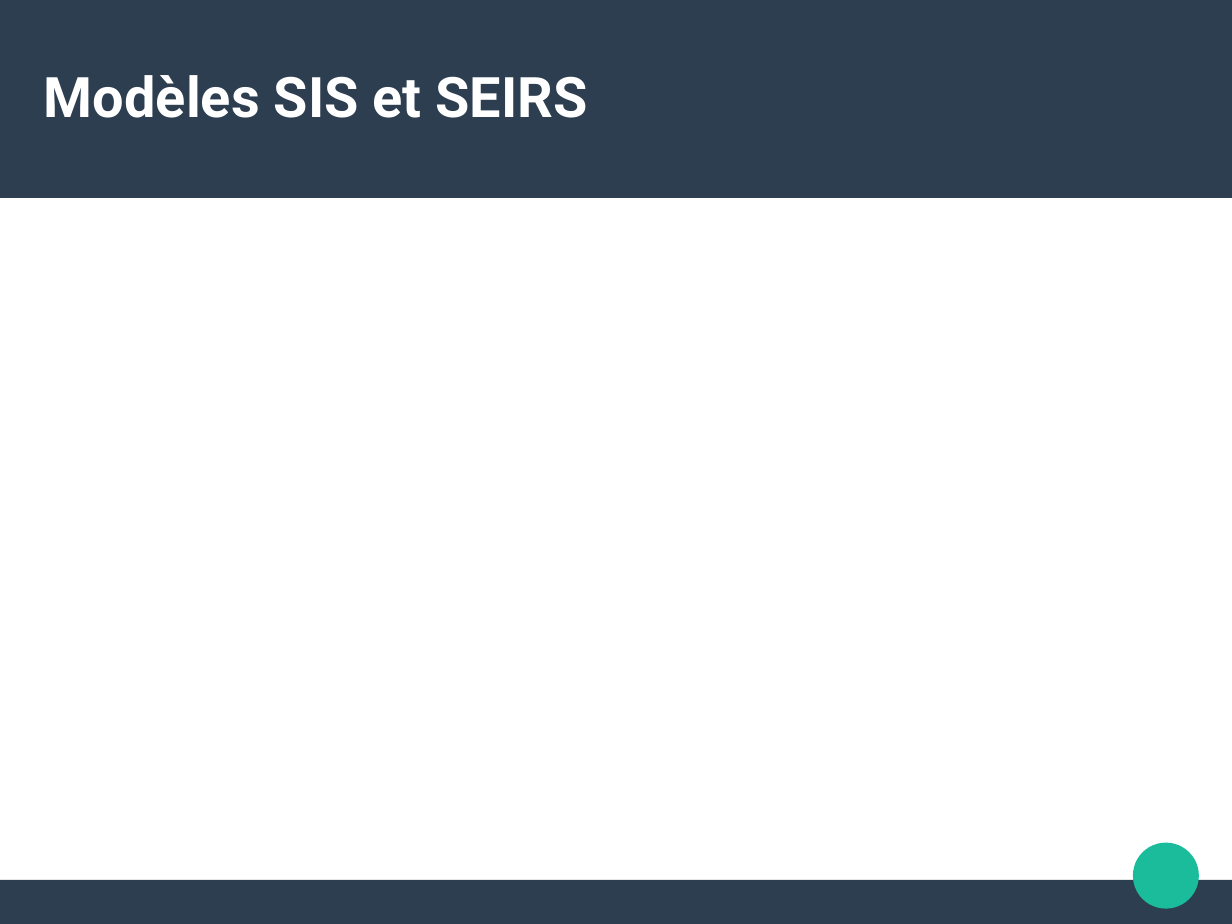
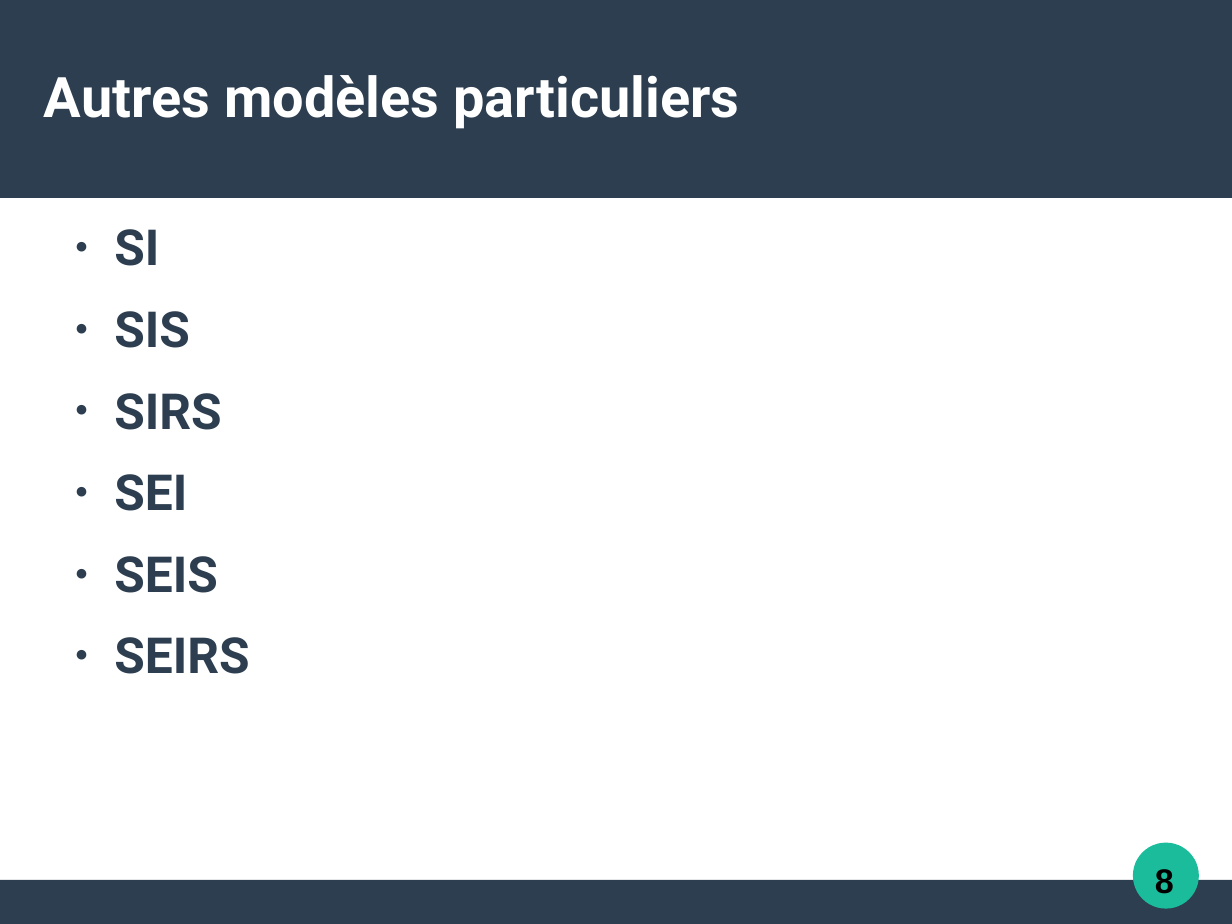
Before and after one commit to Alexia57/TIPE-2021-MP, a slide deck: slide 11 of Tipe_presentation.odp. Drawn at 1232x924 pixels with LibreOffice and Linux fonts; fonts in the diff are those of the drawing. Boxes give left, top, right and bottom in pixels: in the first picture for what was removed or moved away, otherwise in the second. Text is boxed around its words. In the diff, an @@ line names an element or a change of style, - is before the commit and + after.

```diff
--- a/Tipe_presentation.odp
+++ b/Tipe_presentation.odp
@@ title at bbox=[44, 75, 739, 129]: text changed @@
-Modèles SIS et SEIRS
+Autres modèles particuliers
@@ text added at bbox=[114, 229, 249, 674], 32 pt, text #2C3E50, bold @@
+● SI
+● SIS
+● SIRS
+● SEI
+● SEIS
+● SEIRS
@@ text added at bbox=[1155, 869, 1174, 894], 22 pt, text #000000, bold @@
+8
```
Also in this commit, not shown: 8 other slides changed, 5 slides added, 6 slides removed, 13 other files.
